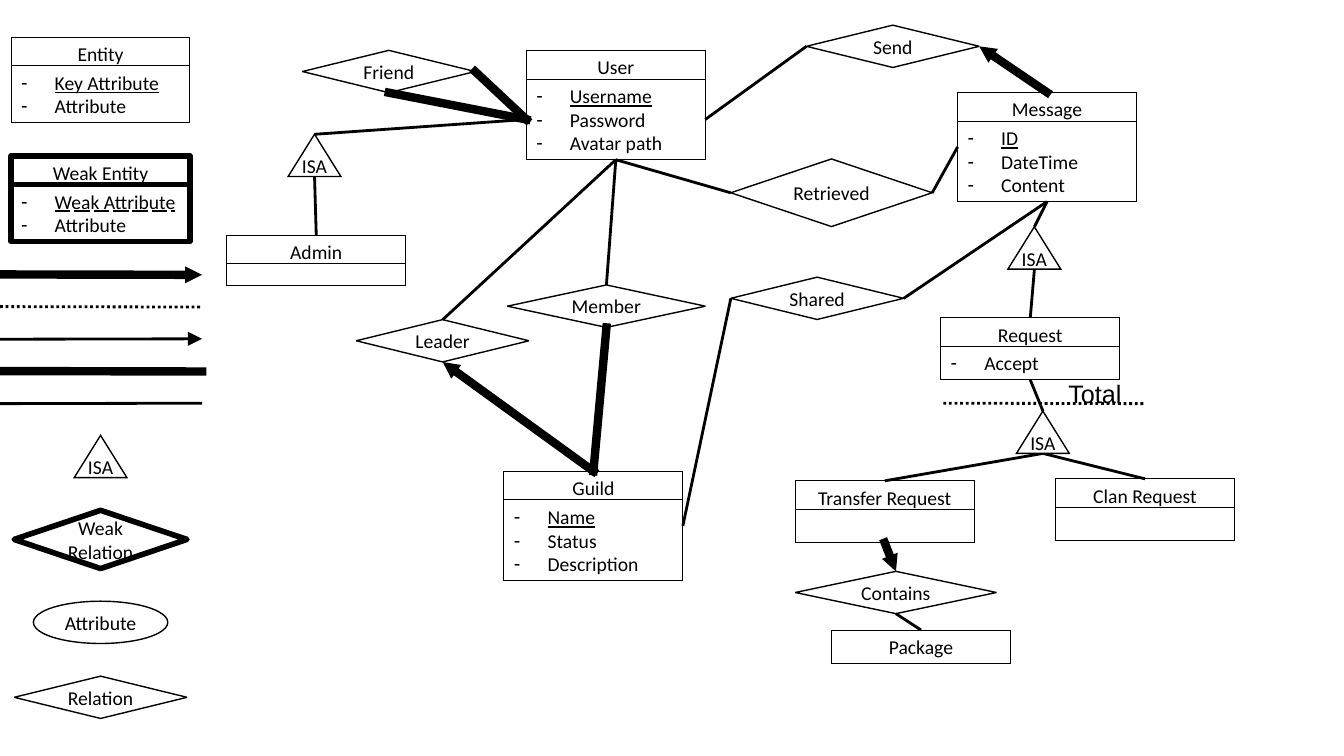
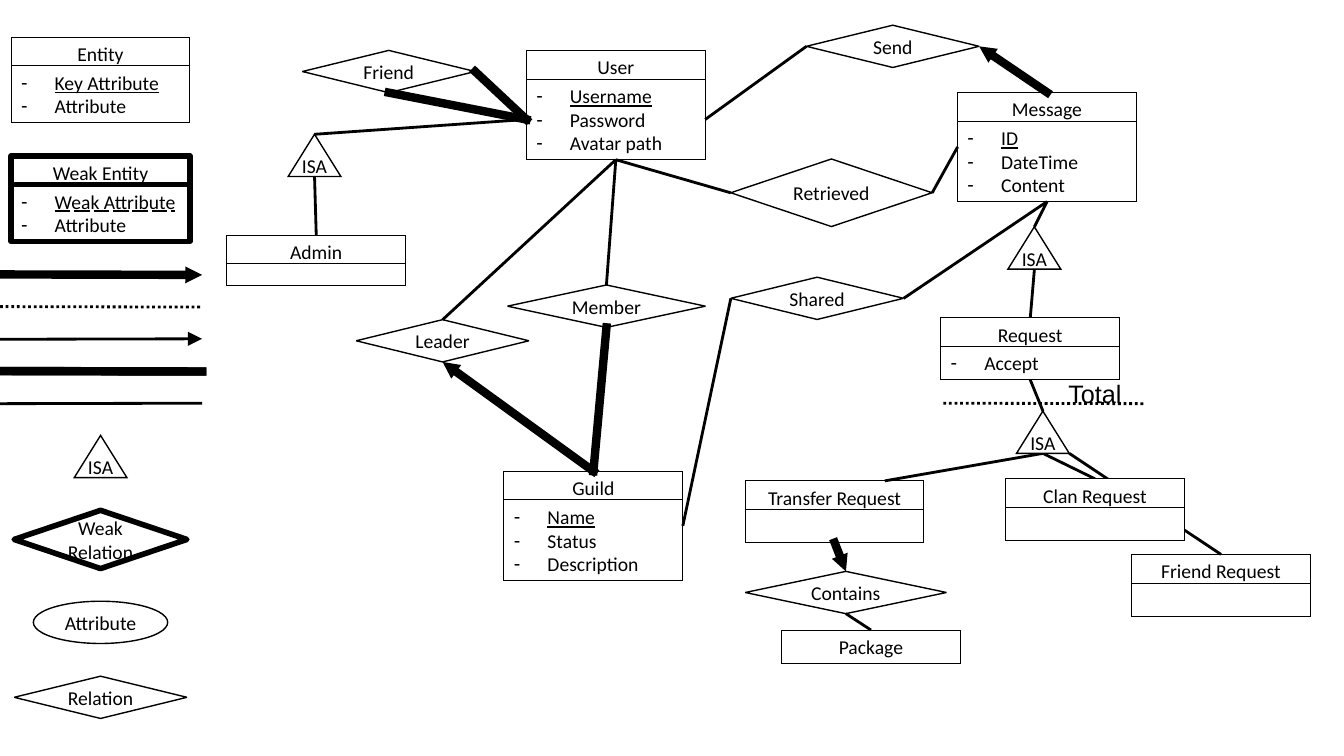
Before and after one commit to JeCheeseSmith/Clash-of-ppdb-s, a slide deck: slide 2 of documentation/include/ER-Diagram.pptx. Drawn at 1344x756 pixels with LibreOffice and Linux fonts; fonts in the diff are those of the drawing; background and template pictures are left out. Boxes give left, top, right and bottom in pixels: in the first picture for what was removed or moved away, otherwise in the second. Text is boxed around its words. In the diff, an @@ line names an element or a change of style, - is before the commit and + after.

Commit message:
Added friend request

```diff
--- a/documentation/include/ER-Diagram.pptx
+++ b/documentation/include/ER-Diagram.pptx
@@ line moved from (1145, 479) - (1044, 454) to (1095, 479) - (1044, 454) @@
@@ line added from (1221, 555) to (1070, 454), #000000 2 pt @@
@@ 5 rectangles, 1 diamond, 1 line, 1 arrow: place and size @@
-5 rectangles, 1 diamond, 1 line, 1 arrow at [796, 479, 1234, 663]
+5 rectangles, 1 diamond, 1 line, 1 arrow at [745, 479, 1185, 663]
@@ rectangle added at [1132, 555, 1311, 588], fill #FFFFFF, outline #000000 0 pt, 14 pt, text #000000 @@
+Friend Request
@@ rectangle added at [1132, 584, 1311, 617], fill #FFFFFF, outline #000000 0 pt @@
```
